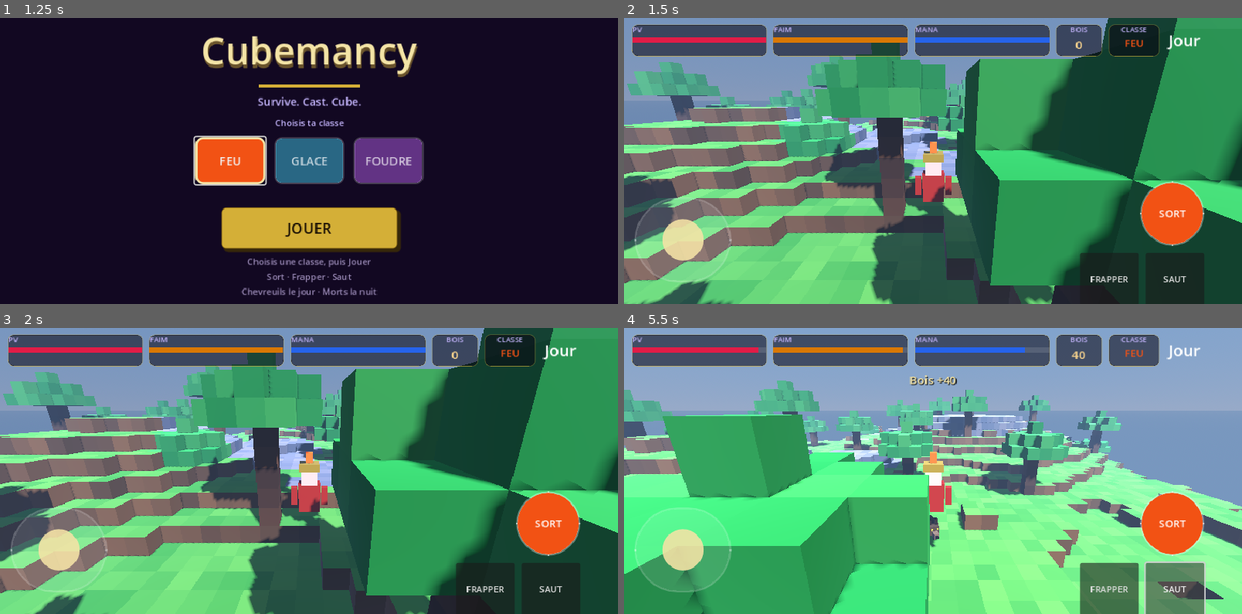
Above: before the commit, frames 1-4 (two rows, left to right).
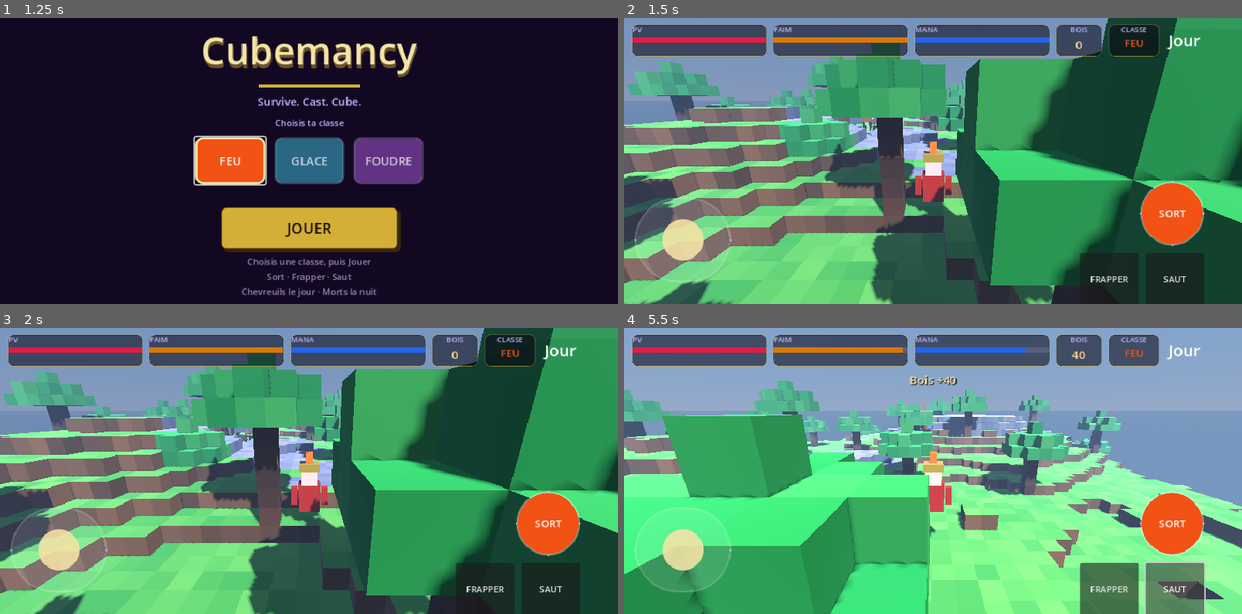
Above: after the commit, the same moments.

Repository: jprivard-baam/mage-duel
Game: Godot game, scene res://scenes/home.tscn
Two runs of this game, one before a commit and one after it. Both use one fixed random seed, a clock stepped at 60 frames per second and the inputs below.
Inputs (mouse positions are in pixels of both pictures, inside the frame that each line leads up to):
- Up to frame 1 (1.25 s): click "FEU" at 0.5 s
- Up to frame 2 (1.5 s): click "JOUER" at 1.25 s
- Up to frame 3 (2 s): no input
- Up to frame 4 (5.5 s): click "SORT" at 2 s; tap Enter (ui_accept) at 2.75, 3.02 s; move the mouse to (1068, 456) at 2.77 s; hold D 2.78-3.5 s; tap 1 at 2.85 s; click (1068, 456) at 2.92 s; drag from (809, 485) to (902, 528) at 3.52 s; click "FRAPPER" at 4.25 s; click "SAUT" at 5 s

Frame 1 is identical in both runs. In frame 2, less than 0.1% of the frame differs, in the area x 37-50%, y 34-42%; in frame 3, less than 0.1%; in frame 4, 0.2%, in the area x 21-57%, y 6-77%.

Commit message:
Spawn loup et chevreuils devant la caméra au lancement.
Aggro un peu plus courte pour pouvoir les voir (pattes, museau, queue)
avant qu’ils chargent ou fuient.

Co-authored-by: jprivard <jprivard-baam@users.noreply.github.com>

Diff:
--- a/autoload/game.gd
+++ b/autoload/game.gd
@@ -39,12 +39,12 @@
 	"loup": {
 		"nom": "Loup", "hp": 220.0, "degats": 55.0, "vitesse": 3.55,
 		"portee": 1.7, "cooldown": 0.85, "hostile": true, "burns_sun": false,
-		"faim": 12.0, "aggro": 15.0, "hitbox": Vector3(0.46, 0.62, 0.82),
+		"faim": 12.0, "aggro": 9.0, "hitbox": Vector3(0.46, 0.62, 0.82),
 	},
 	"chevreuil": {
 		"nom": "Chevreuil", "hp": 95.0, "degats": 0.0, "vitesse": 4.35,
 		"portee": 0.0, "cooldown": 1.0, "hostile": false, "burns_sun": false,
-		"faim": 45.0, "aggro": 8.5, "hitbox": Vector3(0.42, 0.92, 0.7),
+		"faim": 45.0, "aggro": 5.4, "hitbox": Vector3(0.42, 0.92, 0.7),
 	},
 	"zombie": {
 		"nom": "Zombie", "hp": 190.0, "degats": 40.0, "vitesse": 1.28,
--- a/scripts/enemy.gd
+++ b/scripts/enemy.gd
@@ -54,6 +54,16 @@
 
 func burns_in_sun() -> bool:
 	return bool(_spec.get("burns_sun", true))
+
+
+func look_horizontal(dir: Vector3) -> void:
+	dir.y = 0.0
+	if dir.length() < 0.05 or model == null:
+		return
+	dir = dir.normalized()
+	model.rotation.y = atan2(dir.x, dir.z)
+	_wander_dir = dir
+	_wander_t = 2.4
 
 
 func take_damage(amount: float) -> void:
--- a/scripts/world.gd
+++ b/scripts/world.gd
@@ -33,9 +33,9 @@
 		_sky_mat = env.sky.sky_material
 	Game.night_changed.connect(_on_night_changed)
 	_update_sky()
-	for _i in 3:
-		_try_spawn_kind("chevreuil", 8.0)
-	_try_spawn_kind("loup", 12.0)
+	_spawn_ahead("chevreuil", 6.8, -0.42)
+	_spawn_ahead("chevreuil", 7.6, 0.48)
+	_spawn_ahead("loup", 10.5, 0.22)
 
 
 func _physics_process(delta: float) -> void:
@@ -77,6 +77,28 @@
 		_try_spawn_kind("squelette", 8.0)
 	else:
 		_try_spawn_kind("loup", 12.0)
+
+
+func _spawn_ahead(kind: String, dist: float, yaw_off: float) -> void:
+	if not is_instance_valid(player):
+		return
+	var dir := player.facing().rotated(Vector3.UP, yaw_off)
+	var hint := player.global_position + dir * dist
+	var cell := voxel.world_to_cell(hint)
+	var x := clampi(cell.x, 6, VoxelWorld.SIZE - 7)
+	var z := clampi(cell.z, 6, VoxelWorld.SIZE - 7)
+	var y := voxel.surface_y(x, z)
+	if y < 2:
+		_try_spawn_kind(kind, dist)
+		return
+	var pos := Vector3((x + 0.5) * VoxelWorld.CELL, float(y + 1) * VoxelWorld.CELL + 0.12, (z + 0.5) * VoxelWorld.CELL)
+	var e: Enemy = ENEMY_SCENE.instantiate()
+	enemies_root.add_child(e)
+	e.setup(kind)
+	e.global_position = pos
+	e.player = player
+	## Profil 3/4 : pattes, museau, queue visibles depuis la caméra.
+	e.look_horizontal(dir.rotated(Vector3.UP, 1.15))
 
 
 func _count_kind(kind: String) -> int:
Not shown, changed: docs/index.html
Not shown, changed: docs/index.pck
